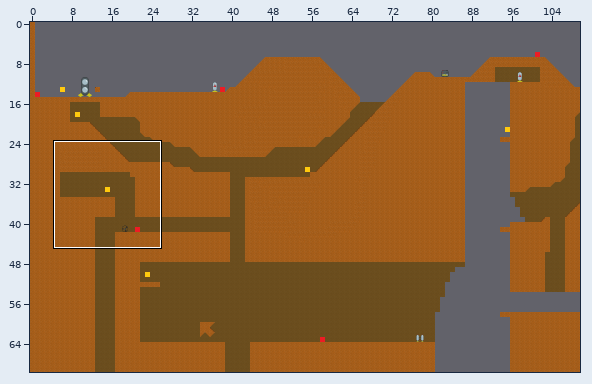
Two states of a Tiled map (JSON), build/maps/world.json. The first picture is a wide view before the edit; the outline marks the close-up.
Close-up. First the earlier version:
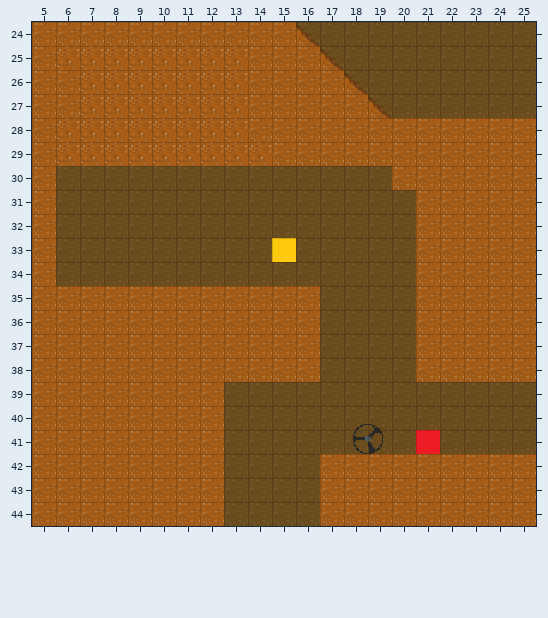
Cells are 16x16 px. Shown: x 5..25, y 24..44. The commit also changed other parts of the map, which this record leaves out. Tiles whose own drawing changed are shown in their newer look in all pictures.
After:
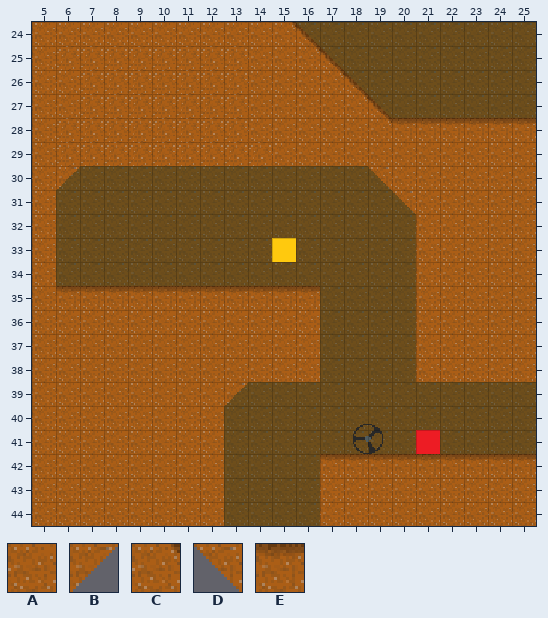
Key: from "tiles": A 3, B 5, C 6, D 8, E 13.
_ is an empty cell.
The edit:
Layer "background_2":
y 30: x 6 _ -> B; x 19 _ -> D
y 31: x 20 _ -> D
y 39: x 13 _ -> B
Layer "physical":
y 24: x 15 A -> C
y 25: x 16 A -> C
y 26: x 17 A -> C
y 27: x 18 A -> C
y 28: x 19..25 AAAAAAA -> CEEEEEE
y 35: x 6..16 AAAAAAAAAAA -> EEEEEEEEEEE
y 42: x 17..25 AAAAAAAAA -> EEEEEEEEE
Where, in picture pixels (left, top, right, bottom), the same in both close-ups:
changed: (292, 22, 536, 138)
added: (56, 166, 80, 190)
added: (368, 166, 416, 214)
changed: (56, 286, 320, 306)
added: (224, 382, 248, 406)
changed: (320, 454, 536, 474)
